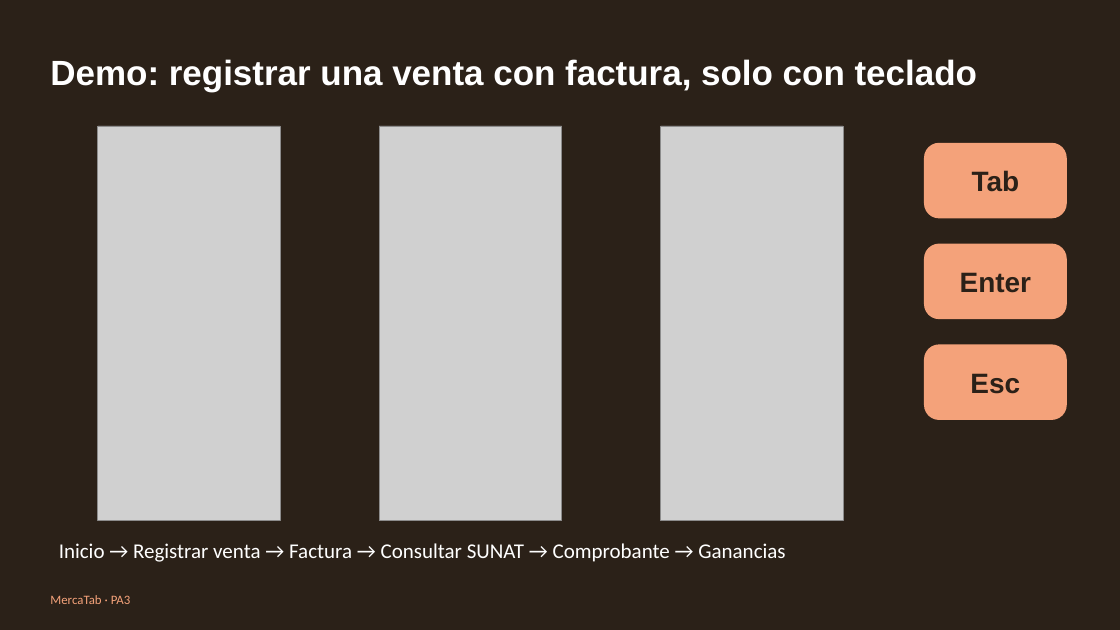
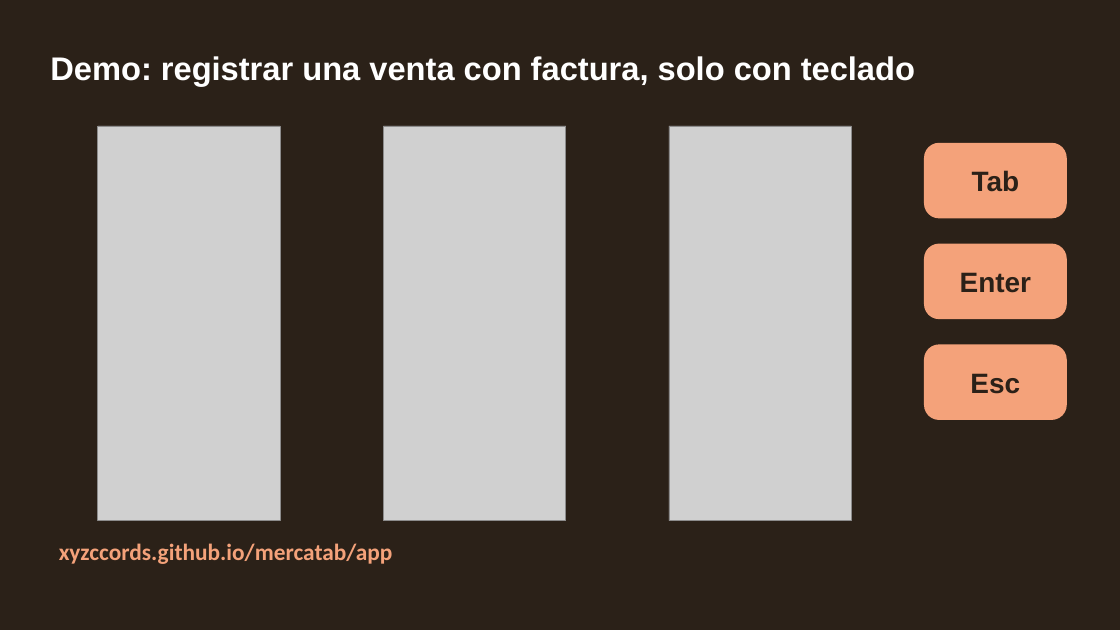
Before and after one commit to Xyzccords/mercatab, a slide deck: slide 7 of PA3_PPT_Guerrero_Salvador.pptx. Drawn at 1120x630 pixels with LibreOffice and Linux fonts; fonts in the diff are those of the drawing; grey boxes stand for pictures. Boxes give left, top, right and bottom in pixels: in the first picture for what was removed or moved away, otherwise in the second. Text is boxed around its words. In the diff, an @@ line names an element or a change of style, - is before the commit and + after.

```diff
--- a/PA3_PPT_Guerrero_Salvador.pptx
+++ b/PA3_PPT_Guerrero_Salvador.pptx
@@ text "Demo: registrar una venta con ..." at (50,56,915,86): size 30 to 28 pt @@
@@ picture: place and size @@
-picture at (379,126,561,521)
+picture at (383,126,565,521)
@@ picture: place and size @@
-picture at (660,126,843,521)
+picture at (669,126,851,521)
@@ text at (59,543,393,564): text changed; size 18 to 20 pt; text colour #FFFFFF to #F4A27A; bold on @@
-Inicio → Registrar venta → Factura → Consultar SUNAT → Comprobante → Ganancias
+xyzccords.github.io/mercatab/app
@@ text removed at (50,595,131,604) @@
-MercaTab · PA3
```
Also in this commit, not shown: 6 other slides changed, 2 slides added, 2 slides removed, 14 other files.
